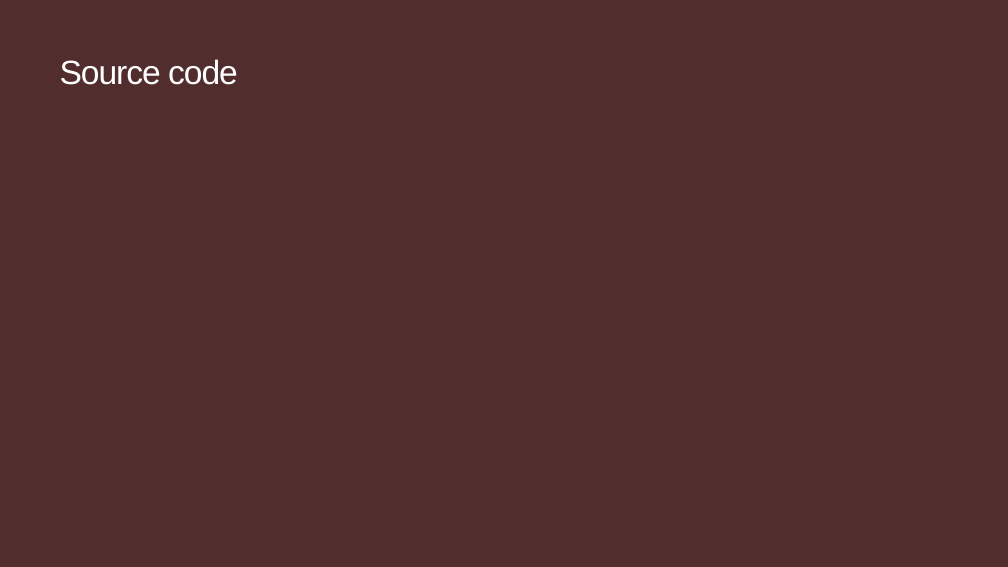
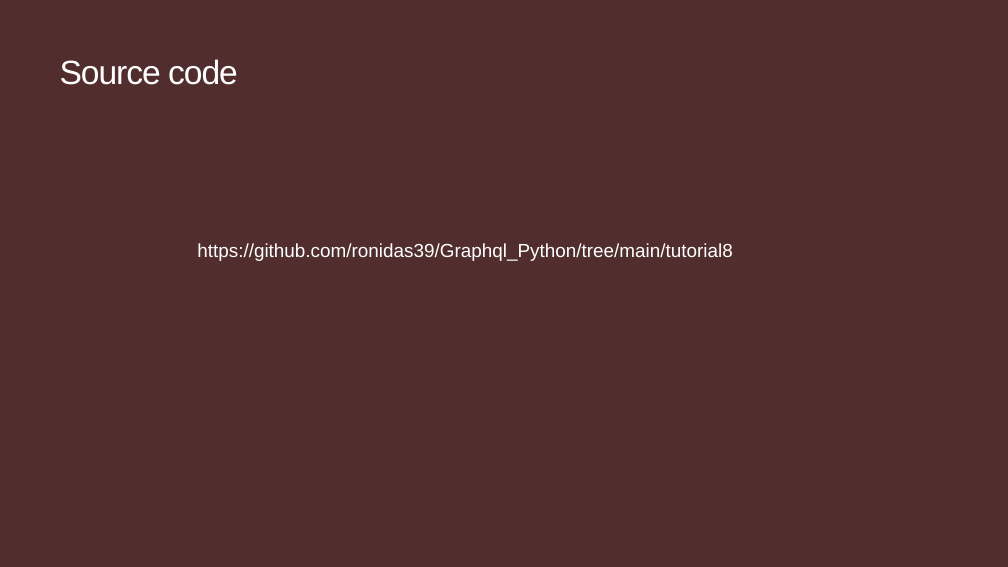
Before and after one commit to ronidas39/Graphql_Python, a slide deck: slide 5 of tutorial8/Graphql_With_Python_tutorial8_Slide.pptx. Drawn at 1008x567 pixels with LibreOffice and Linux fonts; fonts in the diff are those of the drawing. Boxes give left, top, right and bottom in pixels: in the first picture for what was removed or moved away, otherwise in the second. Text is boxed around its words. In the diff, an @@ line names an element or a change of style, - is before the commit and + after.

Commit message:
tutorial9

```diff
--- a/tutorial8/Graphql_With_Python_tutorial8_Slide.pptx
+++ b/tutorial8/Graphql_With_Python_tutorial8_Slide.pptx
@@ text added at (197,243,732,261), 18 pt, text #FFFFFF @@
+https://github.com/ronidas39/Graphql_Python/tree/main/tutorial8
```
Also in this commit, not shown: 9 other files.
